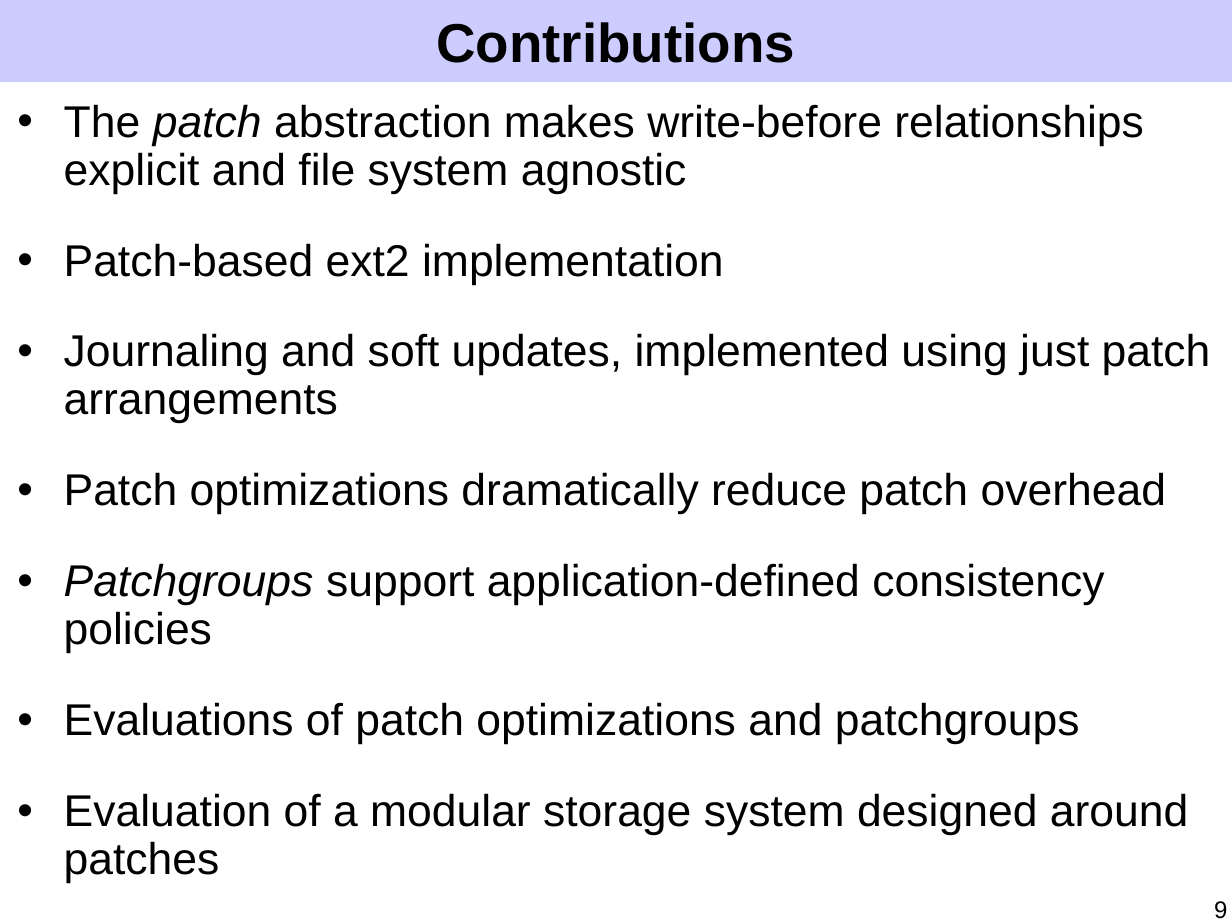
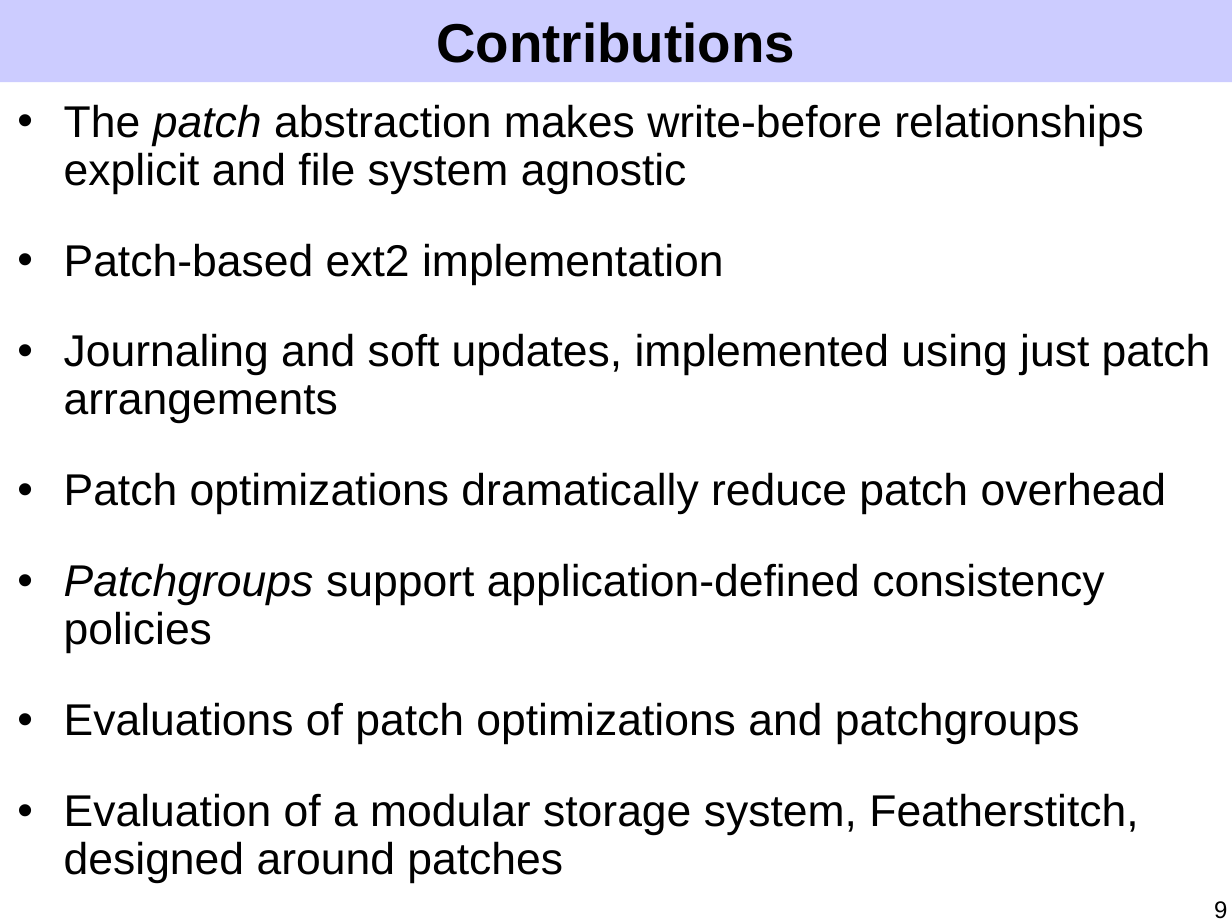
Before and after one commit to ucla-readable/fstitch-doc, a slide deck: slide 9 of sosp/pres.ppt. Drawn at 1232x924 pixels with LibreOffice and Linux fonts; fonts in the diff are those of the drawing. Boxes give left, top, right and bottom in pixels: in the first picture for what was removed or moved away, otherwise in the second. Text is boxed around its words. In the diff, an @@ line names an element or a change of style, - is before the commit and + after.

Commit message:
Improve motivation, patch model, and hard patches.

```diff
--- a/sosp/pres.ppt
+++ b/sosp/pres.ppt
@@ text at (64, 793, 1138, 884): text changed @@
-• Evaluation of a modular storage system designed around patches
+• Evaluation of a modular storage system, Featherstitch, designed around patches
```
Also in this commit, not shown: 12 other slides changed, 4 slides added, 3 slides removed.
